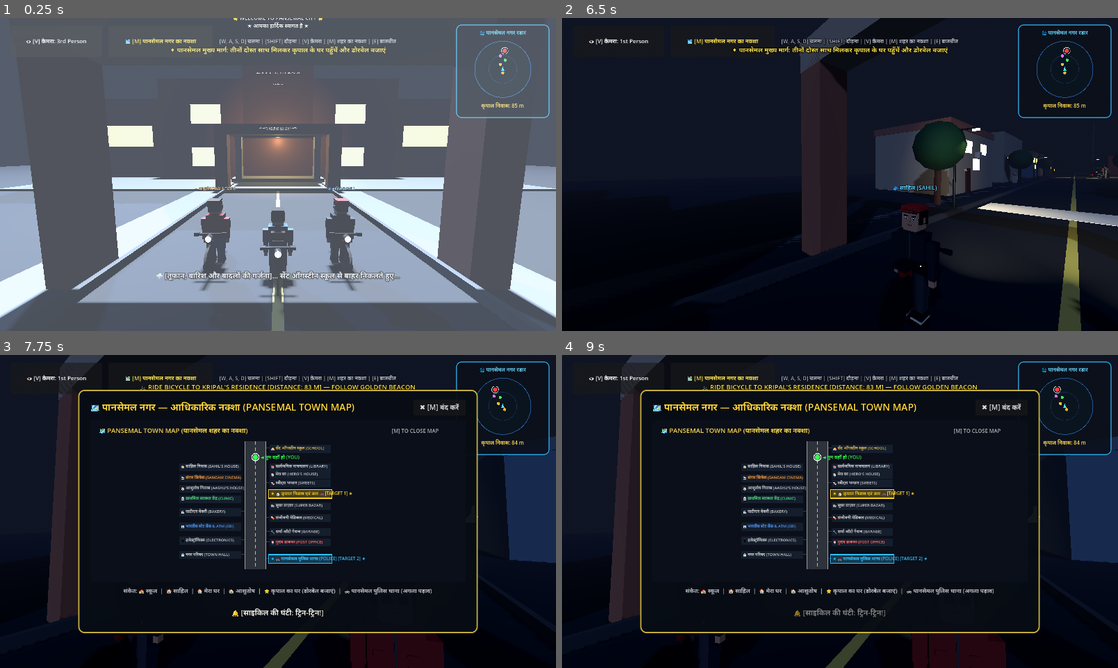
Above: before the commit, frames 1-4 (two rows, left to right).
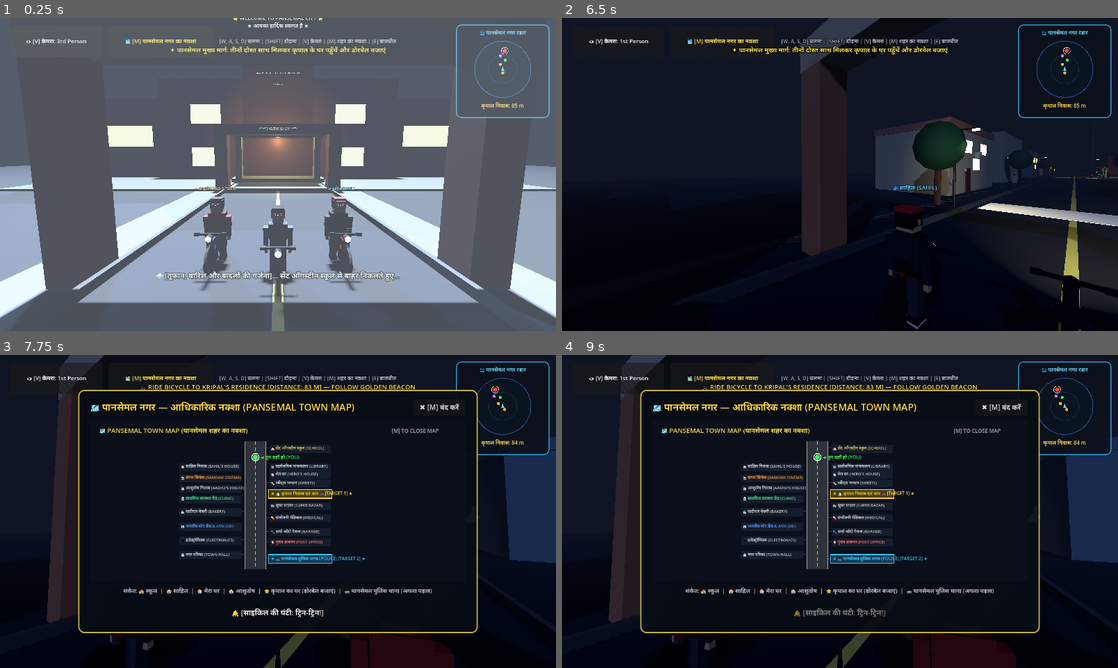
Above: after the commit, the same moments.

Repository: Sahil13092008/HorrorMission
Game: Godot game, scene res://scenes/street_to_kripal.tscn
The game is run twice, just before and just after one commit, with the same random seed, the same clock (stepped at 60 frames per second) and the same inputs. This scene is started directly instead of the project's main scene. Sound files missing from this copy of the repository are replaced by a short silence.
Inputs (mouse positions are in pixels of both pictures, inside the frame that each line leads up to):
- Up to frame 1 (0.25 s): no input
- Up to frame 2 (6.5 s): tap Enter at 0.5, 0.6 s; move the mouse to (867, 174) at 0.52 s; hold Up (ui_up) 0.53-1.25 s; click (867, 174) at 0.67 s; tap Space at 0.77, 4.52, 6.02 s; click "👁️ [V] कैमरा: 3rd Person" at 1.25 s; click "👁️ [V] कैमरा: 1st Person" at 2 s; click "🗺️ [M] पानसेमल नगर का नक्शा" at 2.75 s; click "✖ [M] बंद करें" at 3.5 s; move the mouse to (812, 174) at 4.27 s; hold Up (ui_up) from 4.28 s (still down); tap V at 4.35 s; move the mouse to (851, 168) at 5.02 s; tap F at 5.1 s; move the mouse to (834, 180) at 5.77 s; tap Shift at 5.85 s; click (834, 180) at 5.92 s
- Up to frame 3 (7.75 s): keep holding Up (ui_up); move the mouse to (316, 514) at 6.52 s; tap E at 6.6 s; tap Space at 6.77, 7.52 s; move the mouse to (233, 508) at 7.27 s; tap M at 7.35 s
- Up to frame 4 (9 s): tap Space at 8 s; move the mouse to (867, 511) at 8.02 s; release Up (ui_up) at 8.03 s; hold Down (ui_down) 8.03-8.75 s; tap B at 8.1 s; click (867, 511) at 8.17 s; tap Enter at 8.75 s; drag from (756, 433) to (728, 527) at 8.77 s

The runs differ from the first frame. In frame 1, 0.7% of the frame differs, in the area x 36-65%, y 57-87%; in frame 2, 1.7%, in the area x 58-100%, y 59-100%; in frame 3, 0.5%; in frame 4, 0.5%.

Commit message:
Fix bicycle rider forward orientation and fix Kripal mother conversation camera angle

Diff:
--- a/scenes/police_station.tscn
+++ b/scenes/police_station.tscn
@@ -664,7 +664,7 @@
 outline_size = 5
 
 [node name="Sahil" type="Node3D" parent="Characters"]
-transform = Transform3D(0.966, 0, 0.259, 0, 1, 0, -0.259, 0, 0.966, -1.2, 0, 1.4)
+transform = Transform3D(-0.966, 0, -0.259, 0, 1, 0, 0.259, 0, -0.966, -1.2, 0, 1.4)
 
 [node name="HeadNode" type="Node3D" parent="Characters/Sahil"]
 transform = Transform3D(1, 0, 0, 0, 1, 0, 0, 0, 1, 0, 1.48, 0)
@@ -919,7 +919,7 @@
 outline_size = 4
 
 [node name="Aashutosh" type="Node3D" parent="Characters"]
-transform = Transform3D(0.966, 0, -0.259, 0, 1, 0, 0.259, 0, 0.966, 1.2, 0, 1.4)
+transform = Transform3D(-0.966, 0, 0.259, 0, 1, 0, -0.259, 0, -0.966, 1.2, 0, 1.4)
 
 [node name="HeadNode" type="Node3D" parent="Characters/Aashutosh"]
 transform = Transform3D(1, 0, 0, 0, 1, 0, 0, 0, 1, 0, 1.48, 0)
@@ -1194,7 +1194,7 @@
 outline_size = 4
 
 [node name="KripalMummy" type="Node3D" parent="Characters"]
-transform = Transform3D(1, 0, 0, 0, 1, 0, 0, 0, 1, -0.4, 0, 1.7)
+transform = Transform3D(-1, 0, 0, 0, 1, 0, 0, 0, -1, -0.4, 0, 1.7)
 
 [node name="SareeSkirt" type="CSGCylinder3D" parent="Characters/KripalMummy"]
 transform = Transform3D(1, 0, 0, 0, 1, 0, 0, 0, 1, 0, 0.48, 0)
@@ -1233,6 +1233,7 @@
 transform = Transform3D(1, 0, 0, 0, 1, 0, 0, 0, 1, 0.4, 0.0, 2.2)
 
 [node name="VisualModel" type="Node3D" parent="Player"]
+transform = Transform3D(-1, 0, 0, 0, 1, 0, 0, 0, -1, 0, 0, 0)
 
 [node name="HeadNode" type="Node3D" parent="Player/VisualModel"]
 transform = Transform3D(1, 0, 0, 0, 1, 0, 0, 0, 1, 0, 1.48, 0)
--- a/scenes/street_to_kripal.tscn
+++ b/scenes/street_to_kripal.tscn
@@ -2579,10 +2579,6 @@
 
 [node name="KripalHouse" type="Node3D" parent="."]
 transform = Transform3D(1, 0, 0, 0, 1, 0, 0, 0, 1, 12.0, 0, -85.0)
-[node name="DoorConvoCamera" type="Camera3D" parent="KripalHouse"]
-transform = Transform3D(-0.591364, 0, 0.806405, 0.075534, 0.995604, 0.055391, -0.80286, 0.093667, -0.588764, -6.2, 1.65, -2.4)
-fov = 65.0
-
 
 [node name="KripalSkyBeacon" type="CSGCylinder3D" parent="KripalHouse"]
 transform = Transform3D(1, 0, 0, 0, 1, 0, 0, 0, 1, 0, 18.0, 0)
@@ -2757,7 +2753,7 @@
 shape = SubResource("Box_DoorTrigger")
 
 [node name="KripalMummy" type="Node3D" parent="KripalHouse"]
-transform = Transform3D(0, 0, 1, 0, 1, 0, -1, 0, 0, -2.6, 0.1, 0)
+transform = Transform3D(0, 0, -1, 0, 1, 0, 1, 0, 0, -2.9, 0.1, 0)
 visible = false
 
 [node name="SareeSkirt" type="CSGCylinder3D" parent="KripalHouse/KripalMummy"]
@@ -2810,6 +2806,10 @@
 outline_size = 5
 modulate = Color(1.0, 0.7, 0.8, 1)
 
+[node name="DoorConvoCamera" type="Camera3D" parent="."]
+transform = Transform3D(0.752577, 0.061675, -0.655610, -0.000000, 0.995604, 0.093659, 0.658505, -0.070485, 0.749269, 6.2, 1.65, -82.6)
+fov = 68.0
+
 [node name="Player" type="CharacterBody3D" parent="."]
 transform = Transform3D(1, 0, 0, 0, 1, 0, 0, 0, 1, 0, 0.1, 0)
 
@@ -2831,6 +2831,7 @@
 spot_angle = 42.0
 
 [node name="VisualModel" type="Node3D" parent="Player"]
+transform = Transform3D(-1, 0, 0, 0, 1, 0, 0, 0, -1, 0, 0, 0.15)
 
 [node name="HeadNode" type="Node3D" parent="Player/VisualModel"]
 transform = Transform3D(1, 0, 0, 0, 1, 0, 0, 0, 1, 0, 1.48, 0)
@@ -3422,74 +3423,74 @@
 theme_override_font_sizes/font_size = 16
 text = "🔄 REPLAY SCENE"
 
-[node name="CycleModel" type="Node3D" parent="Player/VisualModel"]
+[node name="CycleModel" type="Node3D" parent="Player"]
 transform = Transform3D(1, 0, 0, 0, 1, 0, 0, 0, 1, 0, 0, 0)
 
-[node name="FrameTop" type="CSGBox3D" parent="Player/VisualModel/CycleModel"]
+[node name="FrameTop" type="CSGBox3D" parent="Player/CycleModel"]
 transform = Transform3D(1, 0, 0, 0, 1, 0, 0, 0, 1, 0, 0.72, -0.05)
 size = Vector3(0.06, 0.06, 0.78)
 material = SubResource("Mat_CycleBlack")
 
-[node name="FrameDown" type="CSGBox3D" parent="Player/VisualModel/CycleModel"]
+[node name="FrameDown" type="CSGBox3D" parent="Player/CycleModel"]
 transform = Transform3D(1, 0, 0, 0, 0.819152, 0.573576, 0, -0.573576, 0.819152, 0, 0.48, -0.15)
 size = Vector3(0.06, 0.06, 0.85)
 material = SubResource("Mat_CycleBlack")
 
-[node name="SeatPost" type="CSGBox3D" parent="Player/VisualModel/CycleModel"]
+[node name="SeatPost" type="CSGBox3D" parent="Player/CycleModel"]
 transform = Transform3D(1, 0, 0, 0, 0.965926, -0.258819, 0, 0.258819, 0.965926, 0, 0.58, 0.22)
 size = Vector3(0.06, 0.65, 0.06)
 material = SubResource("Mat_CycleMetal")
 
-[node name="Saddle" type="CSGBox3D" parent="Player/VisualModel/CycleModel"]
+[node name="Saddle" type="CSGBox3D" parent="Player/CycleModel"]
 transform = Transform3D(1, 0, 0, 0, 1, 0, 0, 0, 1, 0, 0.84, 0.25)
 size = Vector3(0.22, 0.06, 0.32)
 material = SubResource("Mat_CycleTire")
 
-[node name="Handlebar" type="CSGBox3D" parent="Player/VisualModel/CycleModel"]
+[node name="Handlebar" type="CSGBox3D" parent="Player/CycleModel"]
 transform = Transform3D(1, 0, 0, 0, 1, 0, 0, 0, 1, 0, 0.94, -0.45)
 size = Vector3(0.68, 0.05, 0.05)
 material = SubResource("Mat_CycleMetal")
 
-[node name="HandleGripL" type="CSGBox3D" parent="Player/VisualModel/CycleModel"]
+[node name="HandleGripL" type="CSGBox3D" parent="Player/CycleModel"]
 transform = Transform3D(1, 0, 0, 0, 1, 0, 0, 0, 1, -0.32, 0.94, -0.45)
 size = Vector3(0.12, 0.07, 0.07)
 material = SubResource("Mat_CycleTire")
 
-[node name="HandleGripR" type="CSGBox3D" parent="Player/VisualModel/CycleModel"]
+[node name="HandleGripR" type="CSGBox3D" parent="Player/CycleModel"]
 transform = Transform3D(1, 0, 0, 0, 1, 0, 0, 0, 1, 0.32, 0.94, -0.45)
 size = Vector3(0.12, 0.07, 0.07)
 material = SubResource("Mat_CycleTire")
 
-[node name="FrontFork" type="CSGBox3D" parent="Player/VisualModel/CycleModel"]
+[node name="FrontFork" type="CSGBox3D" parent="Player/CycleModel"]
 transform = Transform3D(1, 0, 0, 0, 0.965926, 0.258819, 0, -0.258819, 0.965926, 0, 0.55, -0.48)
 size = Vector3(0.14, 0.72, 0.05)
 material = SubResource("Mat_CycleMetal")
 
-[node name="FrontWheel" type="CSGCylinder3D" parent="Player/VisualModel/CycleModel"]
+[node name="FrontWheel" type="CSGCylinder3D" parent="Player/CycleModel"]
 transform = Transform3D(-4.37114e-08, 1, 0, -1, -4.37114e-08, 0, 0, 0, 1, 0, 0.36, -0.55)
 radius = 0.36
 height = 0.06
 material = SubResource("Mat_CycleTire")
 
-[node name="RearWheel" type="CSGCylinder3D" parent="Player/VisualModel/CycleModel"]
+[node name="RearWheel" type="CSGCylinder3D" parent="Player/CycleModel"]
 transform = Transform3D(-4.37114e-08, 1, 0, -1, -4.37114e-08, 0, 0, 0, 1, 0, 0.36, 0.52)
 radius = 0.36
 height = 0.06
 material = SubResource("Mat_CycleTire")
 
-[node name="HeadlightHousing" type="CSGCylinder3D" parent="Player/VisualModel/CycleModel"]
+[node name="HeadlightHousing" type="CSGCylinder3D" parent="Player/CycleModel"]
 transform = Transform3D(1, 0, 0, 0, -4.37114e-08, 1, 0, -1, -4.37114e-08, 0, 0.88, -0.54)
 radius = 0.08
 height = 0.12
 material = SubResource("Mat_CycleMetal")
 
-[node name="HeadlightGlass" type="CSGCylinder3D" parent="Player/VisualModel/CycleModel"]
+[node name="HeadlightGlass" type="CSGCylinder3D" parent="Player/CycleModel"]
 transform = Transform3D(1, 0, 0, 0, -4.37114e-08, 1, 0, -1, -4.37114e-08, 0, 0.88, -0.61)
 radius = 0.075
 height = 0.02
 material = SubResource("Mat_CycleHeadlight")
 
-[node name="HeadlightBeam" type="SpotLight3D" parent="Player/VisualModel/CycleModel"]
+[node name="HeadlightBeam" type="SpotLight3D" parent="Player/CycleModel"]
 transform = Transform3D(1, 0, 0, 0, 1, 0, 0, 0, 1, 0, 0.88, -0.62)
 light_color = Color(1, 0.95, 0.82, 1)
 light_energy = 3.2
@@ -3509,6 +3510,7 @@
 shape = SubResource("Capsule_Player")
 
 [node name="VisualModel" type="Node3D" parent="Companions/SahilCompanion"]
+transform = Transform3D(-1, 0, 0, 0, 1, 0, 0, 0, -1, 0, 0, 0.15)
 
 [node name="HeadNode" type="Node3D" parent="Companions/SahilCompanion/VisualModel"]
 transform = Transform3D(1, 0, 0, 0, 1, 0, 0, 0, 1, 0, 1.48, 0)
@@ -3848,6 +3850,7 @@
 shape = SubResource("Capsule_Player")
 
 [node name="VisualModel" type="Node3D" parent="Companions/AashutoshCompanion"]
+transform = Transform3D(-1, 0, 0, 0, 1, 0, 0, 0, -1, 0, 0, 0.15)
 
 [node name="HeadNode" type="Node3D" parent="Companions/AashutoshCompanion/VisualModel"]
 transform = Transform3D(1, 0, 0, 0, 1, 0, 0, 0, 1, 0, 1.48, 0)
--- a/scripts/street_to_kripal.gd
+++ b/scripts/street_to_kripal.gd
@@ -30,7 +30,7 @@
 @onready var door_trigger: Area3D = $KripalHouse/DoorTrigger
 @onready var police_door_trigger: Area3D = $EnvironmentProps/PansemalTownHouses/PansemalPoliceStation/PoliceDoorTrigger
 @onready var kripal_mummy: Node3D = $KripalHouse/KripalMummy
-@onready var convo_camera: Camera3D = $KripalHouse/DoorConvoCamera
+@onready var convo_camera: Camera3D = $DoorConvoCamera
 @onready var sahil: CharacterBody3D = $Companions/SahilCompanion
 @onready var aashutosh: CharacterBody3D = $Companions/AashutoshCompanion
 @onready var pedestrian1: Node3D = $EnvironmentProps/Pedestrians/Pedestrian1
@@ -55,7 +55,7 @@
 @onready var flashlight: SpotLight3D = $Player/CameraPivot/Flashlight
 @onready var player_collision: CollisionShape3D = $Player/CollisionShape3D
 @onready var visual_model: Node3D = $Player/VisualModel
-@onready var player_cycle: Node3D = $Player/VisualModel/CycleModel
+@onready var player_cycle: Node3D = $Player/CycleModel
 @onready var sahil_cycle: Node3D = $Companions/SahilCompanion/CycleModel
 @onready var aashu_cycle: Node3D = $Companions/AashutoshCompanion/CycleModel
 
@@ -363,6 +363,11 @@
 	if sahil_cycle: sahil_cycle.visible = false
 	if aashu_cycle: aashu_cycle.visible = false
 
+	# Reset visual models to ground standing position
+	if visual_model: visual_model.position = Vector3.ZERO
+	if sahil and sahil.has_node("VisualModel"): sahil.get_node("VisualModel").position = Vector3.ZERO
+	if aashutosh and aashutosh.has_node("VisualModel"): aashutosh.get_node("VisualModel").position = Vector3.ZERO
+
 	# Spawn parked bicycles beside the road
 	if parked_bicycles:
 		parked_bicycles.visible = true
@@ -991,20 +996,40 @@
 	door_opened = true
 	is_near_door = false
 	if action_prompt: action_prompt.visible = false
-	if convo_camera: convo_camera.make_current()
+
+	# Ensure characters are visible and cycle meshes are hidden
+	if visual_model:
+		visual_model.visible = true
+		visual_model.position = Vector3.ZERO
+	if sahil:
+		sahil.visible = true
+		if sahil.has_node("VisualModel"): sahil.get_node("VisualModel").position = Vector3.ZERO
+	if aashutosh:
+		aashutosh.visible = true
+		if aashutosh.has_node("VisualModel"): aashutosh.get_node("VisualModel").position = Vector3.ZERO
+	if player_cycle: player_cycle.visible = false
+	if sahil_cycle: sahil_cycle.visible = false
+	if aashu_cycle: aashu_cycle.visible = false
+
+	# Position conversation camera in front yard angled directly at the doorway conversation
+	if convo_camera:
+		convo_camera.global_position = Vector3(6.2, 1.65, -82.6)
+		convo_camera.look_at(Vector3(8.3, 1.35, -85.0), Vector3.UP)
+		convo_camera.make_current()
 
 	if doorbell_audio:
 		doorbell_audio.play()
 
 	show_subtitle("🔔 [डोरबेल बजी: डिंग-डोंग]... अंदर से किसी के आने की आहट सुनाई दे रही है...", 2.5)
 
+	# Walk boys to porch and turn them to face the door (+X direction towards X = 9.0)
 	var tw = create_tween()
 	tw.tween_property(player, "global_position", Vector3(8.0, 0.1, -85.0), 1.2)
 	tw.parallel().tween_property(sahil, "global_position", Vector3(7.6, 0.1, -86.2), 1.2)
 	tw.parallel().tween_property(aashutosh, "global_position", Vector3(7.6, 0.1, -83.8), 1.2)
-	tw.parallel().tween_property(player, "rotation:y", deg_to_rad(90), 1.2)
-	if sahil: tw.parallel().tween_property(sahil, "rotation:y", deg_to_rad(90), 1.2)
-	if aashutosh: tw.parallel().tween_property(aashutosh, "rotation:y", deg_to_rad(90), 1.2)
+	tw.parallel().tween_property(player, "rotation:y", deg_to_rad(-90), 1.2)
+	if sahil: tw.parallel().tween_property(sahil, "rotation:y", deg_to_rad(-90), 1.2)
+	if aashutosh: tw.parallel().tween_property(aashutosh, "rotation:y", deg_to_rad(-90), 1.2)
 
 	await tw.finished
 
@@ -1017,6 +1042,7 @@
 	if kripal_mummy:
 		kripal_mummy.visible = true
 		kripal_mummy.position.x = -2.6
+		kripal_mummy.rotation = Vector3(0, deg_to_rad(90), 0)
 		var mummy_tw = create_tween()
 		mummy_tw.tween_property(kripal_mummy, "position:x", -2.9, 1.2)
 
